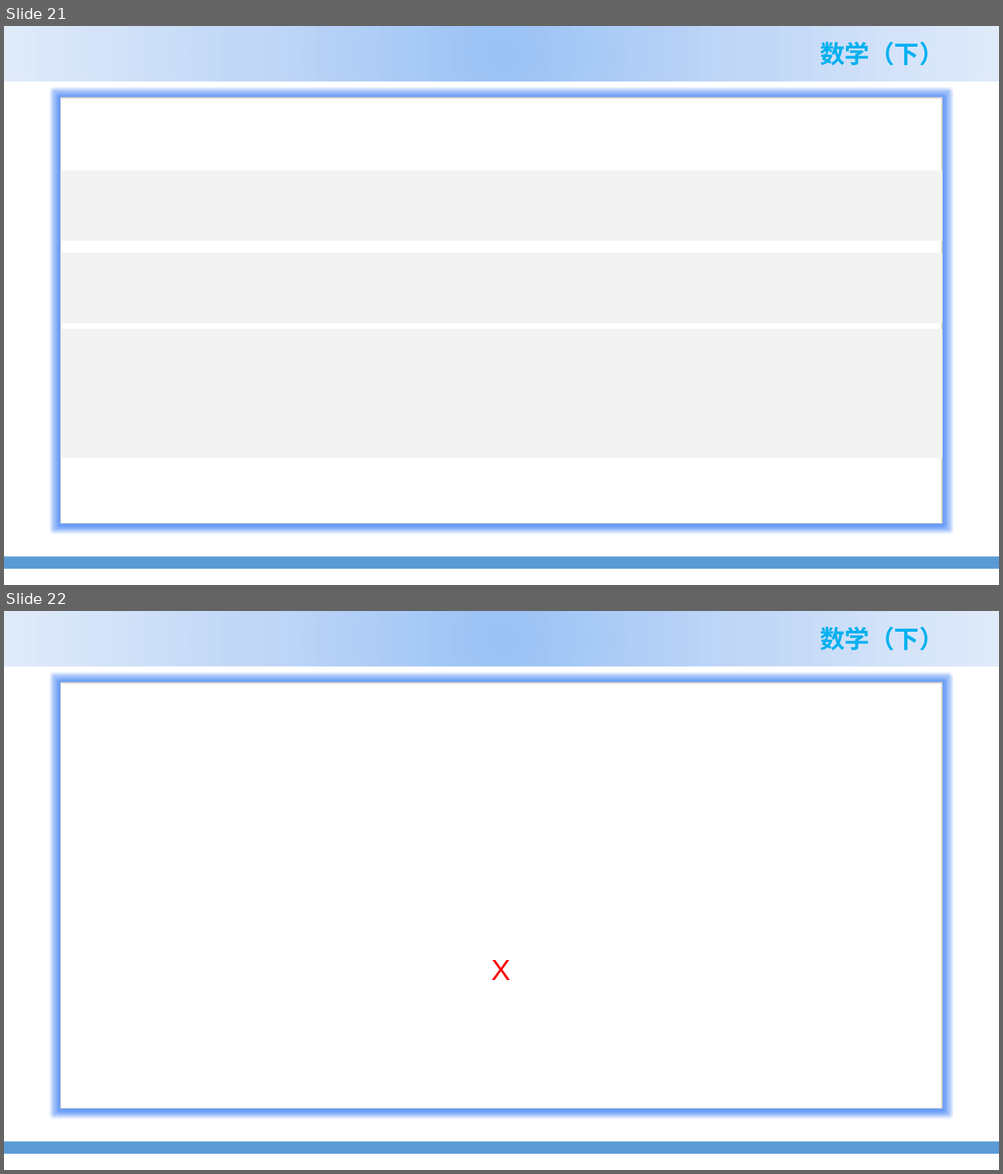
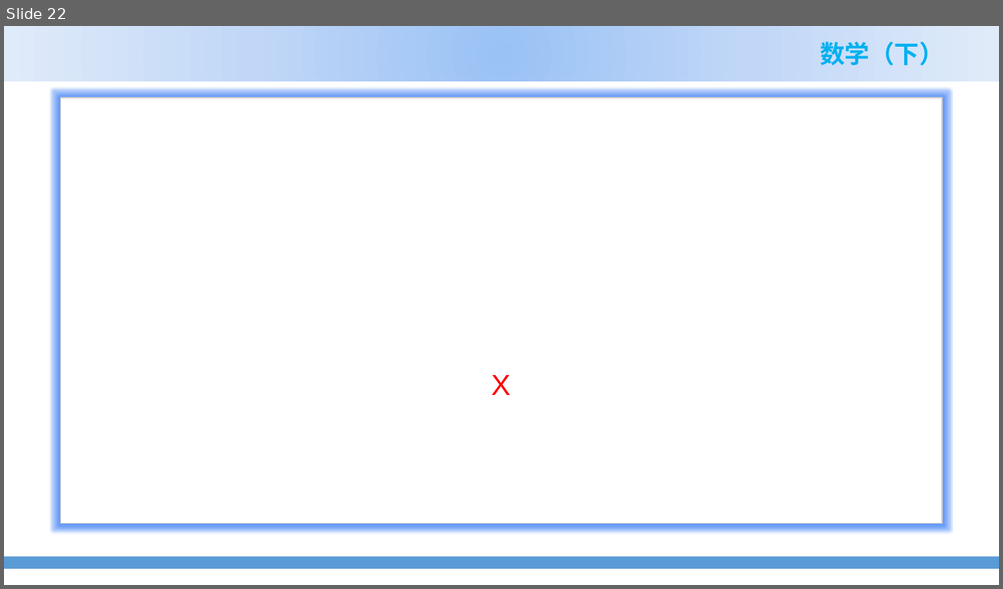
Before and after one commit to zhangshenxing/zhangshenxing.github.io, a slide deck: teaching/2022_spring_Math_II_ppt/4.2 洛必达法则.pptx. Shown one above the other, each under a label of ours: slides 21 and 22 before the commit, slide 22 after it. The pictures are 1003x1174 and 1003x589 pixels, drawn with LibreOffice and Linux fonts; fonts in the diff are those of the drawing; grey boxes stand for pictures; background and template pictures are left out. Boxes give left, top, right and bottom in pixels: in the first picture for what was removed or moved away, otherwise in the second. Text is boxed around its words. In the diff, an @@ line names an element or a change of style, - is before the commit and + after.

```diff
--- a/teaching/2022_spring_Math_II_ppt/4.2 洛必达法则.pptx
+++ b/teaching/2022_spring_Math_II_ppt/4.2 洛必达法则.pptx
@@ slide 21 removed at <box>4,26,999,585</box>, background picture (left out); not listed: 4 template elements that a slide beside it also shows @@
@@ rectangle removed at <box>61,171,942,241</box> @@
@@ rectangle removed at <box>61,253,942,323</box> @@
@@ rectangle removed at <box>61,329,942,458</box> @@
```
Also in this commit, not shown: 3 slides changed, 23 slides added, 22 other slides removed, 6 other files.
